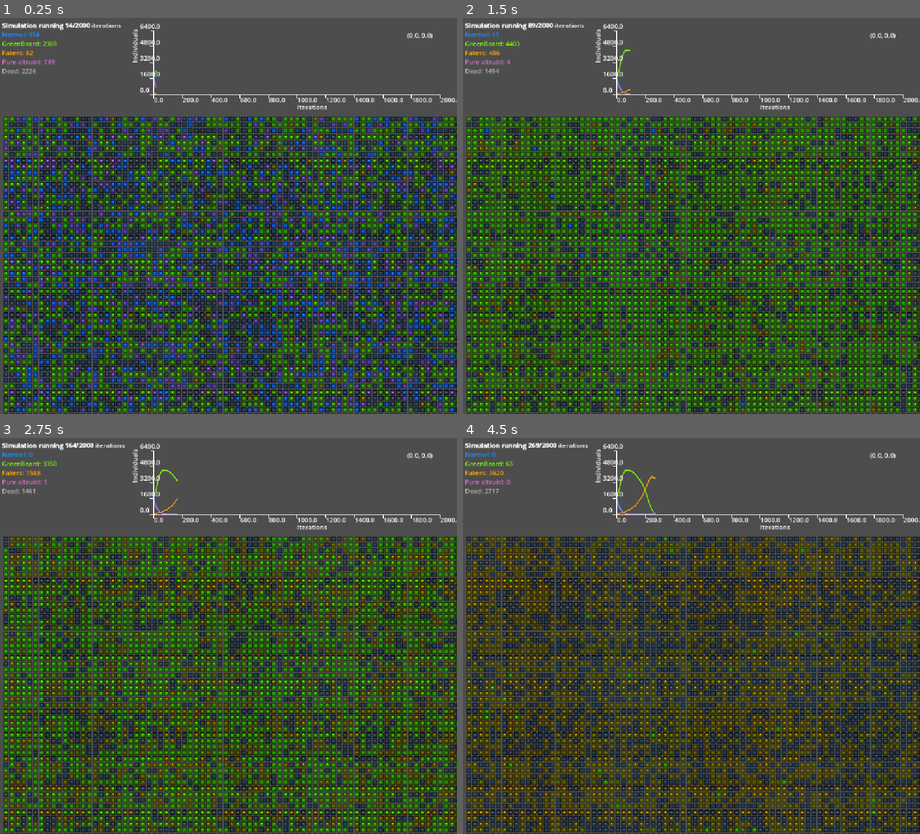
Above: before the commit, frames 1-4 (two rows, left to right).
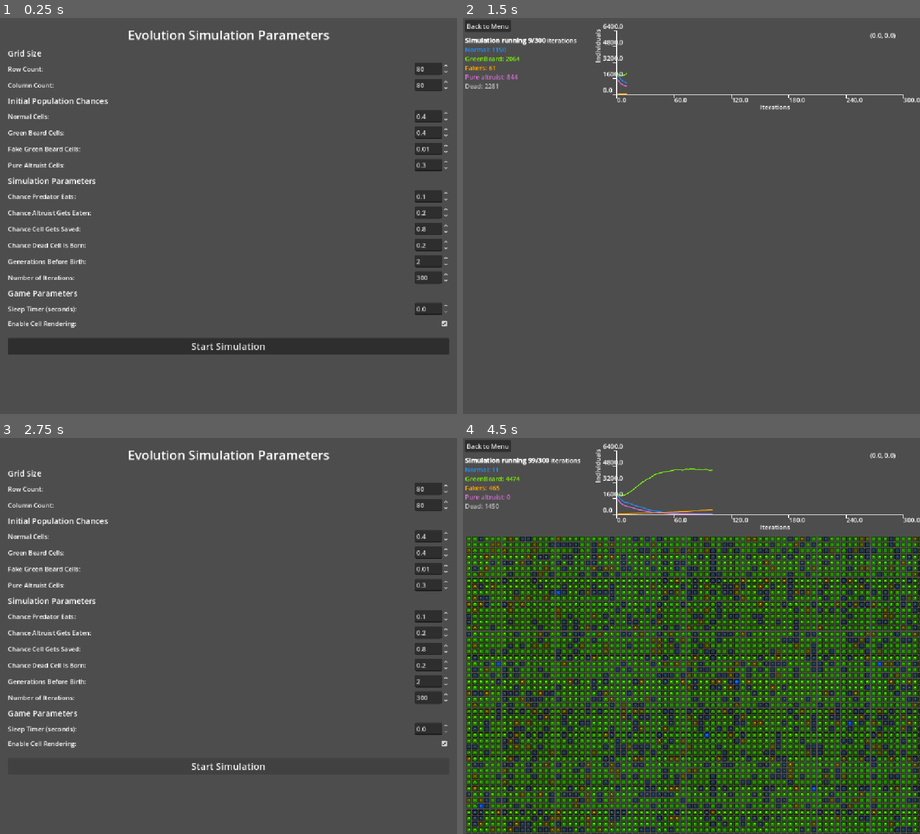
Above: after the commit, the same moments.

Repository: jpvillaseca/ificc-automata
Game: Godot game, scene res://menu.tscn
Two runs of this game, one before a commit and one after it. Both use one fixed random seed, a clock stepped at 60 frames per second and the inputs below. Before the commit the project starts from res://game.tscn. The engine's default icon, where the game draws it, is replaced by a stand-in: a white triangle on a blue panel in a dark square.
Inputs (mouse positions are in pixels of both pictures, inside the frame that each line leads up to):
- Up to frame 1 (0.25 s): no input
- Up to frame 2 (1.5 s): click (906, 322) at 0.52 s; click (691, 346) at 1.25 s, where only the run after the commit has a clickable "Start Simulation"
- Up to frame 3 (2.75 s): click (22, 445) at 2 s, where only the run after the commit has a clickable "Back to Menu"
- Up to frame 4 (4.5 s): click (691, 766) at 2.75 s, where only the run after the commit has a clickable "Start Simulation"; move the mouse to (792, 616) at 3.52 s; move the mouse to (600, 655) at 4.27 s

The runs differ from the first frame. In frame 1, 58% of the frame differs, in the area x 0-100%, y 1-100%; in frame 2, 55%; in frame 3, 57%; in frame 4, 43%.

Commit message:
added a menu for simulations

Diff:
--- a/game.gd
+++ b/game.gd
@@ -2,11 +2,8 @@
 
 @export var cell_scene: PackedScene
 @export var simulation: Simulation
-@export var sleepTimer: float = 0.5
+@export var sleepTimer: float = 0.0
 @export var enable_rendering: bool = true
-
-@export var preset_type: SimulationPresets.PresetType = SimulationPresets.PresetType.BALANCED
-@export var use_preset: bool = true
 
 var cell_width: int = 15
 var label_height: int = 240
@@ -23,9 +20,25 @@
 func _ready():
 	rng.randomize()
 
-	if use_preset:
-		simulation = SimulationPresets.create_preset(preset_type)
+	# Apply parameters from GameManager if available
+	if GameManager.simulation_params.size() > 0:
+		var params = GameManager.simulation_params
+		simulation.row_count = params.get("row_count", 80)
+		simulation.column_count = params.get("column_count", 80)
+		simulation.chance_normal = params.get("chance_normal", 0.4)
+		simulation.chance_green_beard = params.get("chance_green_beard", 0.4)
+		simulation.chance_fake_green_beard = params.get("chance_fake_green_beard", 0.01)
+		simulation.chance_pure_altruist = params.get("chance_pure_altruist", 0.3)
+		simulation.chance_predator_eats = params.get("chance_predator_eats", 0.1)
+		simulation.chance_altruistic_gets_eaten = params.get("chance_altruistic_gets_eaten", 0.2)
+		simulation.chance_saved_gets_saved = params.get("chance_saved_gets_saved", 0.8)
+		simulation.chance_cell_is_born = params.get("chance_cell_is_born", 0.2)
+		simulation.generations_before_birth = params.get("generations_before_birth", 2)
+		simulation.iterations = params.get("iterations", 2000)
+		sleepTimer = params.get("sleep_timer", 0.0)
+		enable_rendering = params.get("enable_rendering", true)
 
+	# Setup graph (always, not just when params exist)
 	$Graph2D.x_max = simulation.iterations
 	$Graph2D.x_min = 0
 	$Graph2D.y_max = simulation.row_count * simulation.column_count
@@ -37,16 +50,18 @@
 
 
 	for column in range(simulation.column_count):
+		simulation.cell_matrix.push_back([])
 		for row in range(simulation.row_count):
 			var cell = cell_scene.instantiate()
-			cell.visible = enable_rendering
-			simulation.cell_matrix.push_back([])
-			cell.position = Vector2(column * cell_width, label_height + row * cell_width)
 			cell.column = column
 			cell.row = row
-			self.add_child(cell)
+			cell.position = Vector2(column * cell_width, label_height + row * cell_width)
+			cell.visible = enable_rendering
 			simulation.cell_matrix[column].push_back(cell)
+			add_child(cell)
+
 	simulation.restart()
+	update_info_label()
 
 
 func is_edge(column, row):
@@ -65,13 +80,12 @@
 		_is_waiting = false
 		return
 
-
 	var label_text = ""
 	if simulation.current_iteration == simulation.iterations + 1:
 		label_text = "[shake][b]Simulation finished[/b][/shake] after [b]%d[/b] iterations" % simulation.iterations
 	else:
 		simulation.simulation_iteration()
-		label_text = "[shake][b]Simulation running[/b][/shake] [b]%d/%d[/b] iterations" % [simulation.current_iteration, simulation.iterations]
+		label_text = "[b]Simulation running[/b] [b]%d/%d[/b] iterations" % [simulation.current_iteration, simulation.iterations]
 		simulation.refresh_stats()
 		plot_normal.add_point(Vector2(simulation.current_iteration, simulation.amount_normal))
 		plot_green_beard.add_point(Vector2(simulation.current_iteration, simulation.amount_green_beard))
@@ -84,3 +98,17 @@
 	$InfoLabel.text = label_text
 
 	_is_waiting = false
+
+func update_info_label():
+	var text = "Iteration: %d | Normal: %d | Green Beard: %d | Fake Green Beard: %d | Pure Altruist: %d | Dead: %d" % [
+		simulation.current_iteration,
+		simulation.amount_normal,
+		simulation.amount_green_beard,
+		simulation.amount_fake_green_beard,
+		simulation.amount_pure_altruist,
+		simulation.amount_dead
+	]
+	$InfoLabel.text = text
+
+func _on_exit_button_pressed():
+	get_tree().change_scene_to_file("res://menu.tscn")
--- a/game.tscn
+++ b/game.tscn
@@ -23,23 +23,28 @@
 script = ExtResource("1_cdjdq")
 cell_scene = ExtResource("2_fogbu")
 simulation = SubResource("Resource_hk55p")
-sleepTimer = 0.0
-preset_type = 1
-use_preset = false
+
+[node name="ExitButton" type="Button" parent="."]
+offset_left = 5.0
+offset_top = 5.0
+offset_right = 120.0
+offset_bottom = 36.0
+text = "Back to Menu"
 
 [node name="InfoLabel" type="RichTextLabel" parent="."]
 anchors_preset = 10
 anchor_right = 1.0
 offset_left = 5.0
-offset_top = 7.0
+offset_top = 45.0
 offset_right = 1145.0
-offset_bottom = 53.0
+offset_bottom = 200.0
 grow_horizontal = 2
 bbcode_enabled = true
 text = "[shake rate=10]bold[/shake]
 "
 fit_content = true
 autowrap_mode = 0
+
 
 [node name="Graph2D" type="Control" parent="."]
 layout_mode = 3
@@ -52,3 +57,5 @@
 x_label = "Iterations"
 y_label = "Individuals"
 background_color = Color(0, 0, 0, 0)
+
+[connection signal="pressed" from="ExitButton" to="." method="_on_exit_button_pressed"]
--- /dev/null
+++ b/game_manager.gd
@@ -0,0 +1,3 @@
+extends Node
+
+var simulation_params = {}
--- /dev/null
+++ b/menu.gd
@@ -0,0 +1,27 @@
+extends Control
+
+
+func _on_start_button_pressed():
+	# Gather all parameters
+	var params = {
+		"row_count": $ScrollContainer/VBoxContainer/RowCount/SpinBox.value,
+		"column_count": $ScrollContainer/VBoxContainer/ColumnCount/SpinBox.value,
+		"chance_normal": $ScrollContainer/VBoxContainer/ChanceNormal/SpinBox.value,
+		"chance_green_beard": $ScrollContainer/VBoxContainer/ChanceGreenBeard/SpinBox.value,
+		"chance_fake_green_beard": $ScrollContainer/VBoxContainer/ChanceFakeGreenBeard/SpinBox.value,
+		"chance_pure_altruist": $ScrollContainer/VBoxContainer/ChancePureAltruist/SpinBox.value,
+		"chance_predator_eats": $ScrollContainer/VBoxContainer/ChancePredatorEats/SpinBox.value,
+		"chance_altruistic_gets_eaten": $ScrollContainer/VBoxContainer/ChanceAltruisticGetsEaten/SpinBox.value,
+		"chance_saved_gets_saved": $ScrollContainer/VBoxContainer/ChanceSavedGetsSaved/SpinBox.value,
+		"chance_cell_is_born": $ScrollContainer/VBoxContainer/ChanceCellIsBorn/SpinBox.value,
+		"generations_before_birth": $ScrollContainer/VBoxContainer/GenerationsBeforeBirth/SpinBox.value,
+		"iterations": $ScrollContainer/VBoxContainer/Iterations/SpinBox.value,
+		"sleep_timer": $ScrollContainer/VBoxContainer/SleepTimer/SpinBox.value,
+		"enable_rendering": $ScrollContainer/VBoxContainer/EnableRendering/CheckBox.button_pressed
+	}
+
+	# Store parameters globally
+	GameManager.simulation_params = params
+
+	# Change to game scene
+	get_tree().change_scene_to_file("res://game.tscn")
--- /dev/null
+++ b/menu.tscn
@@ -0,0 +1,262 @@
+[gd_scene load_steps=2 format=3 uid="uid://86o2wim461or"]
+
+[ext_resource type="Script" uid="uid://btl0nqrrc5gia" path="res://menu.gd" id="1_menu"]
+
+[node name="Menu" type="Control"]
+layout_mode = 3
+anchors_preset = 15
+anchor_right = 1.0
+anchor_bottom = 1.0
+grow_horizontal = 2
+grow_vertical = 2
+script = ExtResource("1_menu")
+
+[node name="ScrollContainer" type="ScrollContainer" parent="."]
+layout_mode = 1
+anchors_preset = 15
+anchor_right = 1.0
+anchor_bottom = 1.0
+offset_left = 20.0
+offset_top = 20.0
+offset_right = -20.0
+offset_bottom = -20.0
+grow_horizontal = 2
+grow_vertical = 2
+
+[node name="VBoxContainer" type="VBoxContainer" parent="ScrollContainer"]
+layout_mode = 2
+size_flags_horizontal = 3
+size_flags_vertical = 3
+theme_override_constants/separation = 10
+
+[node name="Title" type="Label" parent="ScrollContainer/VBoxContainer"]
+layout_mode = 2
+theme_override_font_sizes/font_size = 32
+text = "Evolution Simulation Parameters"
+horizontal_alignment = 1
+
+[node name="GridParameters" type="Label" parent="ScrollContainer/VBoxContainer"]
+layout_mode = 2
+theme_override_font_sizes/font_size = 20
+text = "Grid Size"
+
+[node name="RowCount" type="HBoxContainer" parent="ScrollContainer/VBoxContainer"]
+layout_mode = 2
+
+[node name="Label" type="Label" parent="ScrollContainer/VBoxContainer/RowCount"]
+layout_mode = 2
+size_flags_horizontal = 3
+text = "Row Count:"
+
+[node name="SpinBox" type="SpinBox" parent="ScrollContainer/VBoxContainer/RowCount"]
+layout_mode = 2
+min_value = 10.0
+max_value = 200.0
+max_value = 1000.0
+step = 1
+value = 80.0
+
+[node name="ColumnCount" type="HBoxContainer" parent="ScrollContainer/VBoxContainer"]
+layout_mode = 2
+
+[node name="Label" type="Label" parent="ScrollContainer/VBoxContainer/ColumnCount"]
+layout_mode = 2
+size_flags_horizontal = 3
+text = "Column Count:"
+
+[node name="SpinBox" type="SpinBox" parent="ScrollContainer/VBoxContainer/ColumnCount"]
+layout_mode = 2
+min_value = 10.0
+max_value = 1000.0
+step = 1
+value = 80.0
+
+[node name="PopulationLabel" type="Label" parent="ScrollContainer/VBoxContainer"]
+layout_mode = 2
+theme_override_font_sizes/font_size = 20
+text = "Initial Population Chances"
+
+[node name="ChanceNormal" type="HBoxContainer" parent="ScrollContainer/VBoxContainer"]
+layout_mode = 2
+
+[node name="Label" type="Label" parent="ScrollContainer/VBoxContainer/ChanceNormal"]
+layout_mode = 2
+size_flags_horizontal = 3
+text = "Normal Cells:"
+
+[node name="SpinBox" type="SpinBox" parent="ScrollContainer/VBoxContainer/ChanceNormal"]
+layout_mode = 2
+max_value = 1.0
+step = 0.001
+value = 0.4
+
+[node name="ChanceGreenBeard" type="HBoxContainer" parent="ScrollContainer/VBoxContainer"]
+layout_mode = 2
+
+[node name="Label" type="Label" parent="ScrollContainer/VBoxContainer/ChanceGreenBeard"]
+layout_mode = 2
+size_flags_horizontal = 3
+text = "Green Beard Cells:"
+
+[node name="SpinBox" type="SpinBox" parent="ScrollContainer/VBoxContainer/ChanceGreenBeard"]
+layout_mode = 2
+max_value = 1.0
+step = 0.001
+value = 0.4
+
+[node name="ChanceFakeGreenBeard" type="HBoxContainer" parent="ScrollContainer/VBoxContainer"]
+layout_mode = 2
+
+[node name="Label" type="Label" parent="ScrollContainer/VBoxContainer/ChanceFakeGreenBeard"]
+layout_mode = 2
+size_flags_horizontal = 3
+text = "Fake Green Beard Cells:"
+
+[node name="SpinBox" type="SpinBox" parent="ScrollContainer/VBoxContainer/ChanceFakeGreenBeard"]
+layout_mode = 2
+max_value = 1.0
+step = 0.001
+value = 0.01
+
+[node name="ChancePureAltruist" type="HBoxContainer" parent="ScrollContainer/VBoxContainer"]
+layout_mode = 2
+
+[node name="Label" type="Label" parent="ScrollContainer/VBoxContainer/ChancePureAltruist"]
+layout_mode = 2
+size_flags_horizontal = 3
+text = "Pure Altruist Cells:"
+
+[node name="SpinBox" type="SpinBox" parent="ScrollContainer/VBoxContainer/ChancePureAltruist"]
+layout_mode = 2
+max_value = 1.0
+step = 0.001
+value = 0.3
+
+[node name="SimulationLabel" type="Label" parent="ScrollContainer/VBoxContainer"]
+layout_mode = 2
+theme_override_font_sizes/font_size = 20
+text = "Simulation Parameters"
+
+[node name="ChancePredatorEats" type="HBoxContainer" parent="ScrollContainer/VBoxContainer"]
+layout_mode = 2
+
+[node name="Label" type="Label" parent="ScrollContainer/VBoxContainer/ChancePredatorEats"]
+layout_mode = 2
+size_flags_horizontal = 3
+text = "Chance Predator Eats:"
+
+[node name="SpinBox" type="SpinBox" parent="ScrollContainer/VBoxContainer/ChancePredatorEats"]
+layout_mode = 2
+max_value = 1.0
+step = 0.001
+value = 0.1
+
+[node name="ChanceAltruisticGetsEaten" type="HBoxContainer" parent="ScrollContainer/VBoxContainer"]
+layout_mode = 2
+
+[node name="Label" type="Label" parent="ScrollContainer/VBoxContainer/ChanceAltruisticGetsEaten"]
+layout_mode = 2
+size_flags_horizontal = 3
+text = "Chance Altruist Gets Eaten:"
+
+[node name="SpinBox" type="SpinBox" parent="ScrollContainer/VBoxContainer/ChanceAltruisticGetsEaten"]
+layout_mode = 2
+max_value = 1.0
+step = 0.001
+value = 0.2
+
+[node name="ChanceSavedGetsSaved" type="HBoxContainer" parent="ScrollContainer/VBoxContainer"]
+layout_mode = 2
+
+[node name="Label" type="Label" parent="ScrollContainer/VBoxContainer/ChanceSavedGetsSaved"]
+layout_mode = 2
+size_flags_horizontal = 3
+text = "Chance Cell Gets Saved:"
+
+[node name="SpinBox" type="SpinBox" parent="ScrollContainer/VBoxContainer/ChanceSavedGetsSaved"]
+layout_mode = 2
+max_value = 1.0
+step = 0.001
+value = 0.8
+
+[node name="ChanceCellIsBorn" type="HBoxContainer" parent="ScrollContainer/VBoxContainer"]
+layout_mode = 2
+
+[node name="Label" type="Label" parent="ScrollContainer/VBoxContainer/ChanceCellIsBorn"]
+layout_mode = 2
+size_flags_horizontal = 3
+text = "Chance Dead Cell Is Born:"
+
+[node name="SpinBox" type="SpinBox" parent="ScrollContainer/VBoxContainer/ChanceCellIsBorn"]
+layout_mode = 2
+max_value = 1.0
+step = 0.001
+value = 0.2
+
+[node name="GenerationsBeforeBirth" type="HBoxContainer" parent="ScrollContainer/VBoxContainer"]
+layout_mode = 2
+
+[node name="Label" type="Label" parent="ScrollContainer/VBoxContainer/GenerationsBeforeBirth"]
+layout_mode = 2
+size_flags_horizontal = 3
+text = "Generations Before Birth:"
+
+[node name="SpinBox" type="SpinBox" parent="ScrollContainer/VBoxContainer/GenerationsBeforeBirth"]
+layout_mode = 2
+step = 1
+value = 2.0
+min_value = 0
+
+[node name="Iterations" type="HBoxContainer" parent="ScrollContainer/VBoxContainer"]
+layout_mode = 2
+
+[node name="Label" type="Label" parent="ScrollContainer/VBoxContainer/Iterations"]
+layout_mode = 2
+size_flags_horizontal = 3
+text = "Number of Iterations:"
+
+[node name="SpinBox" type="SpinBox" parent="ScrollContainer/VBoxContainer/Iterations"]
+layout_mode = 2
+min_value = 10.0
+max_value = 5000.0
+value = 300.0
+
+[node name="GameLabel" type="Label" parent="ScrollContainer/VBoxContainer"]
+layout_mode = 2
+theme_override_font_sizes/font_size = 20
+text = "Game Parameters"
+
+[node name="SleepTimer" type="HBoxContainer" parent="ScrollContainer/VBoxContainer"]
+layout_mode = 2
+
+[node name="Label" type="Label" parent="ScrollContainer/VBoxContainer/SleepTimer"]
+layout_mode = 2
+size_flags_horizontal = 3
+text = "Sleep Timer (seconds):"
+
+[node name="SpinBox" type="SpinBox" parent="ScrollContainer/VBoxContainer/SleepTimer"]
+layout_mode = 2
+max_value = 5.0
+step = 0.01
+
+[node name="EnableRendering" type="HBoxContainer" parent="ScrollContainer/VBoxContainer"]
+layout_mode = 2
+
+[node name="Label" type="Label" parent="ScrollContainer/VBoxContainer/EnableRendering"]
+layout_mode = 2
+size_flags_horizontal = 3
+text = "Enable Cell Rendering:"
+
+[node name="CheckBox" type="CheckBox" parent="ScrollContainer/VBoxContainer/EnableRendering"]
+layout_mode = 2
+button_pressed = true
+
+[node name="HSeparator" type="HSeparator" parent="ScrollContainer/VBoxContainer"]
+layout_mode = 2
+
+[node name="StartButton" type="Button" parent="ScrollContainer/VBoxContainer"]
+layout_mode = 2
+theme_override_font_sizes/font_size = 24
+text = "Start Simulation"
+
+[connection signal="pressed" from="ScrollContainer/VBoxContainer/StartButton" to="." method="_on_start_button_pressed"]
--- a/project.godot
+++ b/project.godot
@@ -11,9 +11,13 @@
 [application]
 
 config/name="evolution"
-run/main_scene="res://game.tscn"
+run/main_scene="uid://86o2wim461or"
 config/features=PackedStringArray("4.5", "Forward Plus")
 config/icon="res://icon.svg"
+
+[autoload]
+
+GameManager="*res://game_manager.gd"
 
 [display]
 
Not shown, added: game_manager.gd.uid
Not shown, added: menu.gd.uid
